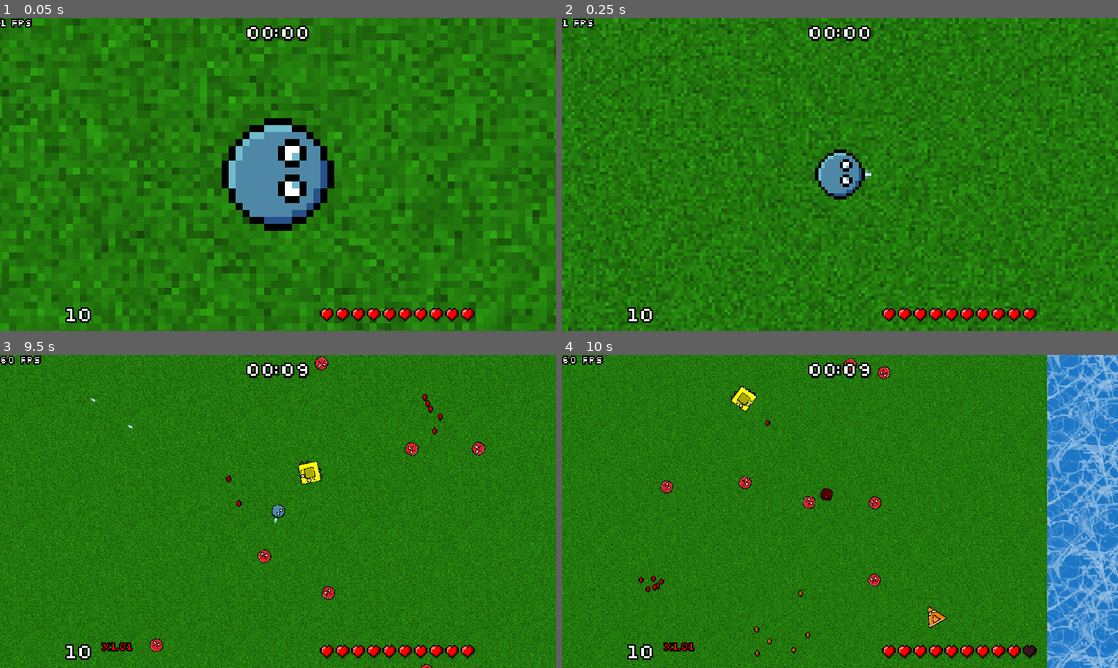
Above: before the commit, frames 1-4 (two rows, left to right).
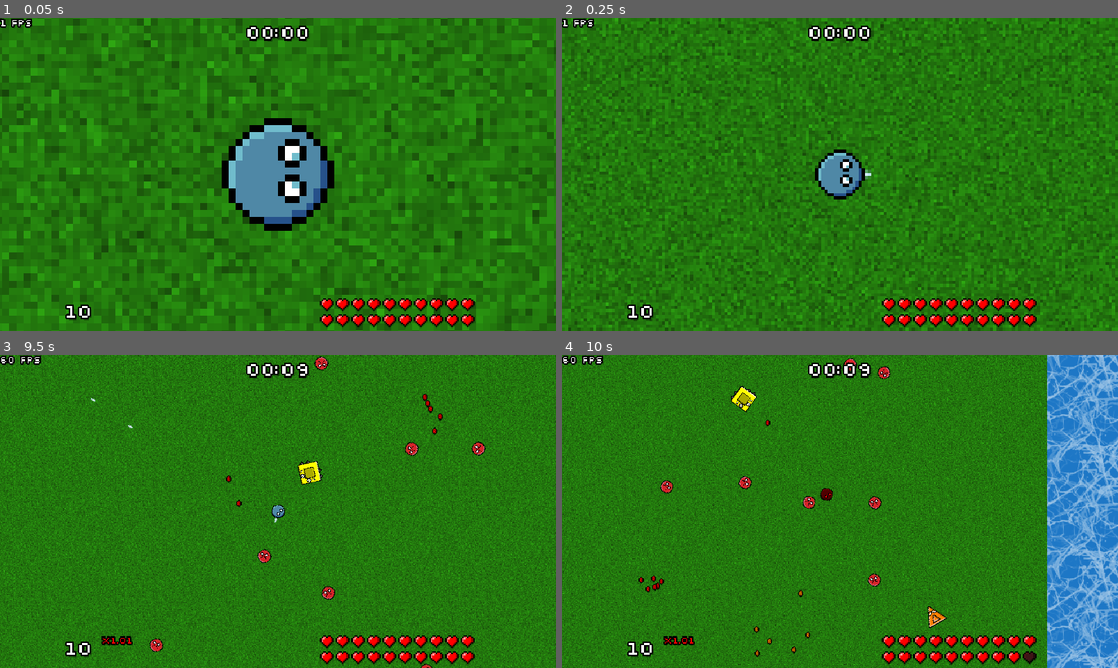
Above: after the commit, the same moments.

Repository: veprogames/top-down-incremental
Game: Godot game, scene res://level/level.tscn
Two runs of this game, one before a commit and one after it. Both use one fixed random seed, a clock stepped at 60 frames per second and the inputs below.
Inputs (mouse positions are in pixels of both pictures, inside the frame that each line leads up to):
- Up to frame 1 (0.05 s): no input
- Up to frame 2 (0.25 s): no input
- Up to frame 3 (9.5 s): move the mouse to (305, 511) at 0.52 s; move the mouse to (250, 511) at 1.27 s; move the mouse to (289, 505) at 2.02 s; move the mouse to (272, 517) at 2.77 s; move the mouse to (316, 514) at 3.52 s; move the mouse to (233, 508) at 4.27 s; move the mouse to (283, 511) at 5.02 s; move the mouse to (255, 505) at 5.77 s; move the mouse to (305, 511) at 6.52 s; move the mouse to (250, 511) at 7.27 s; move the mouse to (289, 505) at 8.02 s; move the mouse to (272, 517) at 8.77 s
- Up to frame 4 (10 s): move the mouse to (878, 514) at 9.52 s

The runs differ from the first frame. In frame 1, 2.0% of the frame differs, in the area x 11-86%, y 89-100%; in frame 2, 2.0%; in frame 3, 2.2%; in frame 4, 2.2%.

Commit message:
improve player health bar, add max_hp to player

Diff:
--- a/player/player.gd
+++ b/player/player.gd
@@ -22,7 +22,8 @@
 
 var invincibility_timer: float = 0.0
 
-var hp: int = 10
+var max_hp: int = 20
+var hp: int
 
 var target_enemy: Enemy
 
@@ -33,6 +34,8 @@
 
 
 func _ready() -> void:
+	hp = max_hp
+
 	Input.mouse_mode = Input.MOUSE_MODE_CAPTURED
 
 
--- a/player/ui/player_health_bar.gd
+++ b/player/ui/player_health_bar.gd
@@ -2,6 +2,7 @@
 
 const TEXTURE_SIZE: Vector2i = Vector2.ONE * 48
 const PADDING: int = 6
+const HEARTS_PER_ROW: int = 10
 
 var TextureHeart: Texture2D = preload("res://player/ui/heart.png")
 var TextureHeartEmpty: Texture2D = preload("res://player/ui/heart_empty.png")
@@ -12,15 +13,20 @@
 func _ready() -> void:
 	player.took_damage.connect(_on_player_took_damage)
 
-	custom_minimum_size = Vector2(10 * (TEXTURE_SIZE.x + PADDING), TEXTURE_SIZE.y)
+	@warning_ignore("integer_division") # desired
+	var rows: int = player.max_hp / HEARTS_PER_ROW
+	var cols: int = mini(10, player.max_hp)
+	custom_minimum_size = Vector2(cols * (TEXTURE_SIZE.x + PADDING), rows * TEXTURE_SIZE.y)
 
 
 func _draw() -> void:
 	var hp: int = player.hp
-	for i: int in 10:
-		var x: int = i * (TEXTURE_SIZE.x + PADDING)
+	for i: int in player.max_hp:
+		var x: int = (i % HEARTS_PER_ROW) * (TEXTURE_SIZE.x + PADDING)
+		@warning_ignore("integer_division") # desired
+		var y: int = (i / HEARTS_PER_ROW) * (TEXTURE_SIZE.x + PADDING)
 		var texture: Texture2D = TextureHeart if hp >= i + 1 else TextureHeartEmpty
-		draw_texture_rect(texture, Rect2(Vector2.RIGHT * x, TEXTURE_SIZE), false)
+		draw_texture_rect(texture, Rect2(Vector2(x, y), TEXTURE_SIZE), false)
 
 
 func _on_player_took_damage() -> void:
